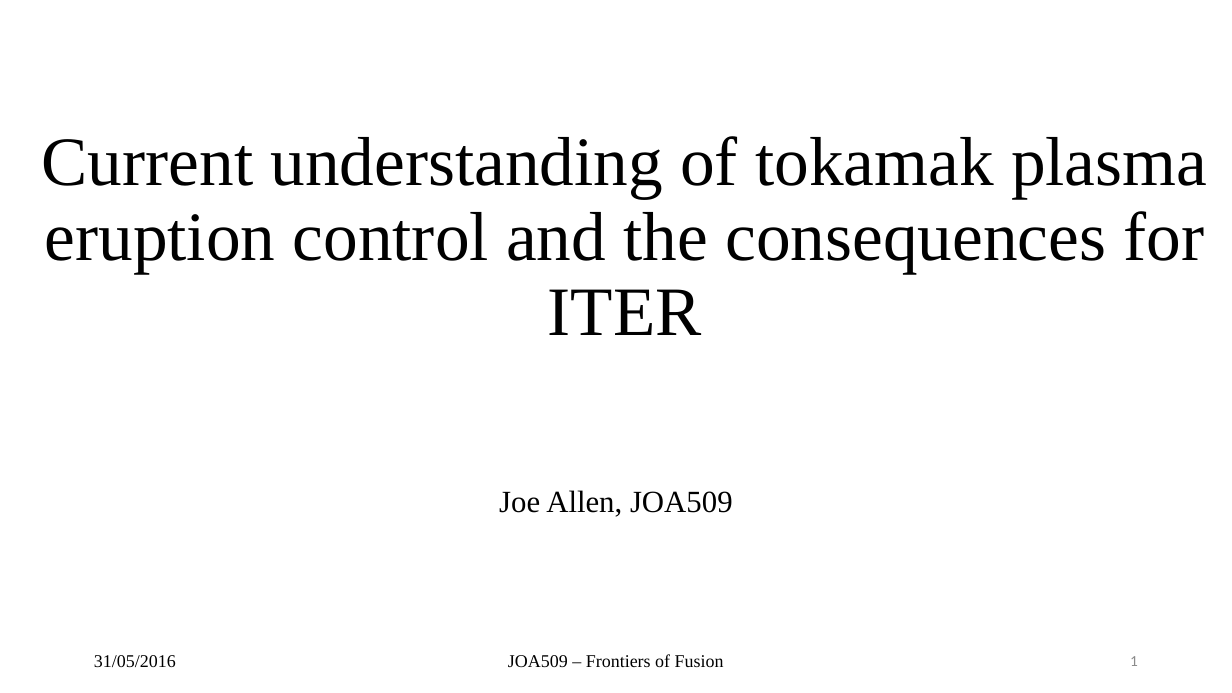
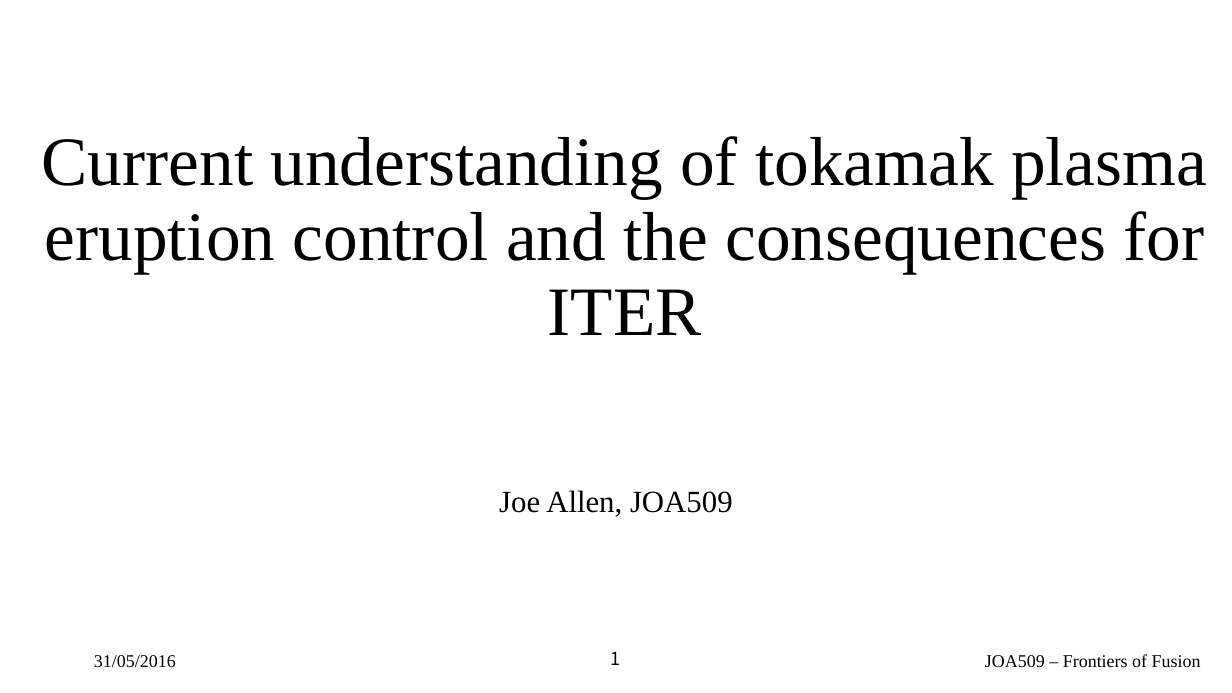
Before and after one commit to airdas/FFessay, a slide deck: slide 1 of Presentation/elmz.pptx. Drawn at 1232x693 pixels with LibreOffice and Linux fonts; fonts in the diff are those of the drawing; background and template pictures are left out. Boxes give left, top, right and bottom in pixels: in the first picture for what was removed or moved away, otherwise in the second. Text is boxed around its words. In the diff, an @@ line names an element or a change of style, - is before the commit and + after.

```diff
--- a/Presentation/elmz.pptx
+++ b/Presentation/elmz.pptx
@@ page number moved from (x1=1130, y1=656, x2=1138, y2=666) to (x1=611, y1=651, x2=621, y2=665) @@
@@ page number at (x1=611, y1=651, x2=621, y2=665): size 12 to 14 pt, font Calibri to Noto Sans CJK KR, text colour #8C8C8C to #000000; alignment right to centre; vertical alignment middle to top @@
@@ text "JOA509 – Frontiers of Fusion" moved from (x1=508, y1=654, x2=724, y2=667) to (x1=985, y1=654, x2=1201, y2=667) @@
@@ text "JOA509 – Frontiers of Fusion" at (x1=985, y1=654, x2=1201, y2=667): alignment centre to right; vertical alignment middle to top @@
```
Also in this commit, not shown: 4 other slides changed, 6 slides added, 3 other files.
